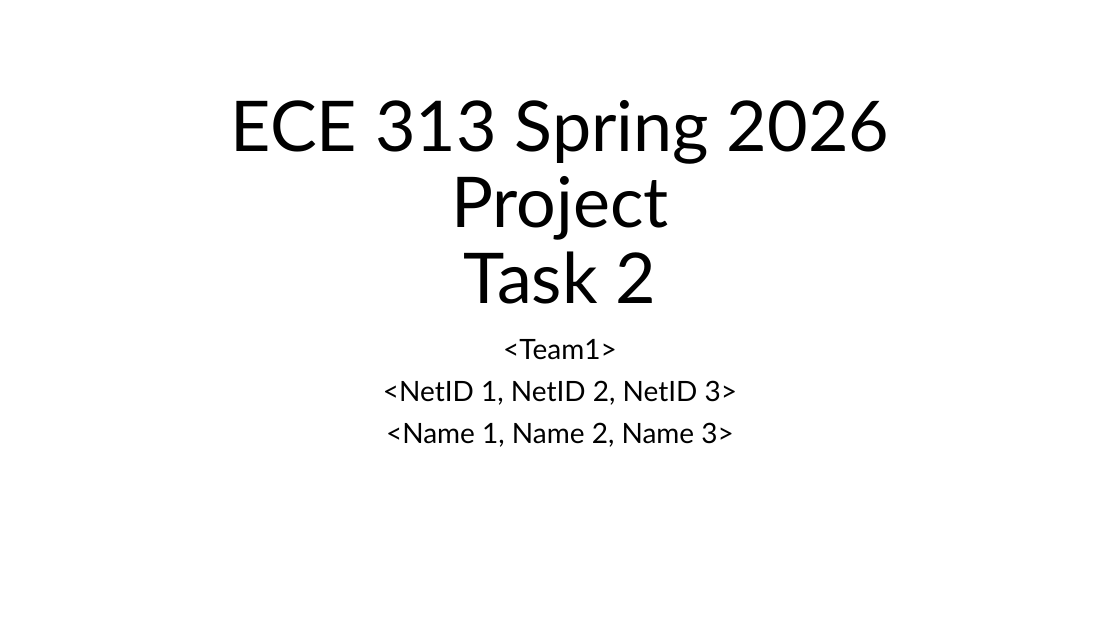
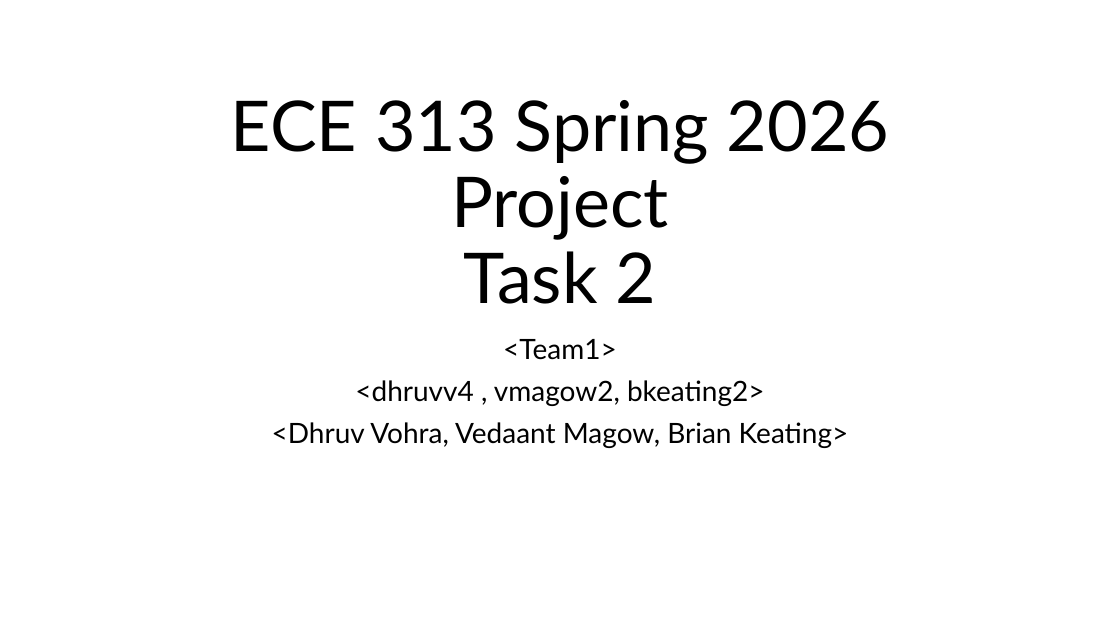
Before and after one commit to DhruvVohra11/gpu_cluster_analysis, a slide deck: slide 1 of ece313_sp26_project_task_2.pptx. Drawn at 1120x630 pixels with LibreOffice and Linux fonts; fonts in the diff are those of the drawing. Boxes give left, top, right and bottom in pixels: in the first picture for what was removed or moved away, otherwise in the second. Text is boxed around its words. In the diff, an @@ line names an element or a change of style, - is before the commit and + after.

```diff
--- a/ece313_sp26_project_task_2.pptx
+++ b/ece313_sp26_project_task_2.pptx
@@ subtitle at [272,380,849,448]: text changed @@
-<NetID 1, NetID 2, NetID 3>
-<Name 1, Name 2, Name 3>
+<dhruvv4 , vmagow2, bkeating2>
+<Dhruv Vohra, Vedaant Magow, Brian Keating>
```
Also in this commit, not shown: 3 other slides changed, 2 slides added, 1 slide removed, 5 other files.
